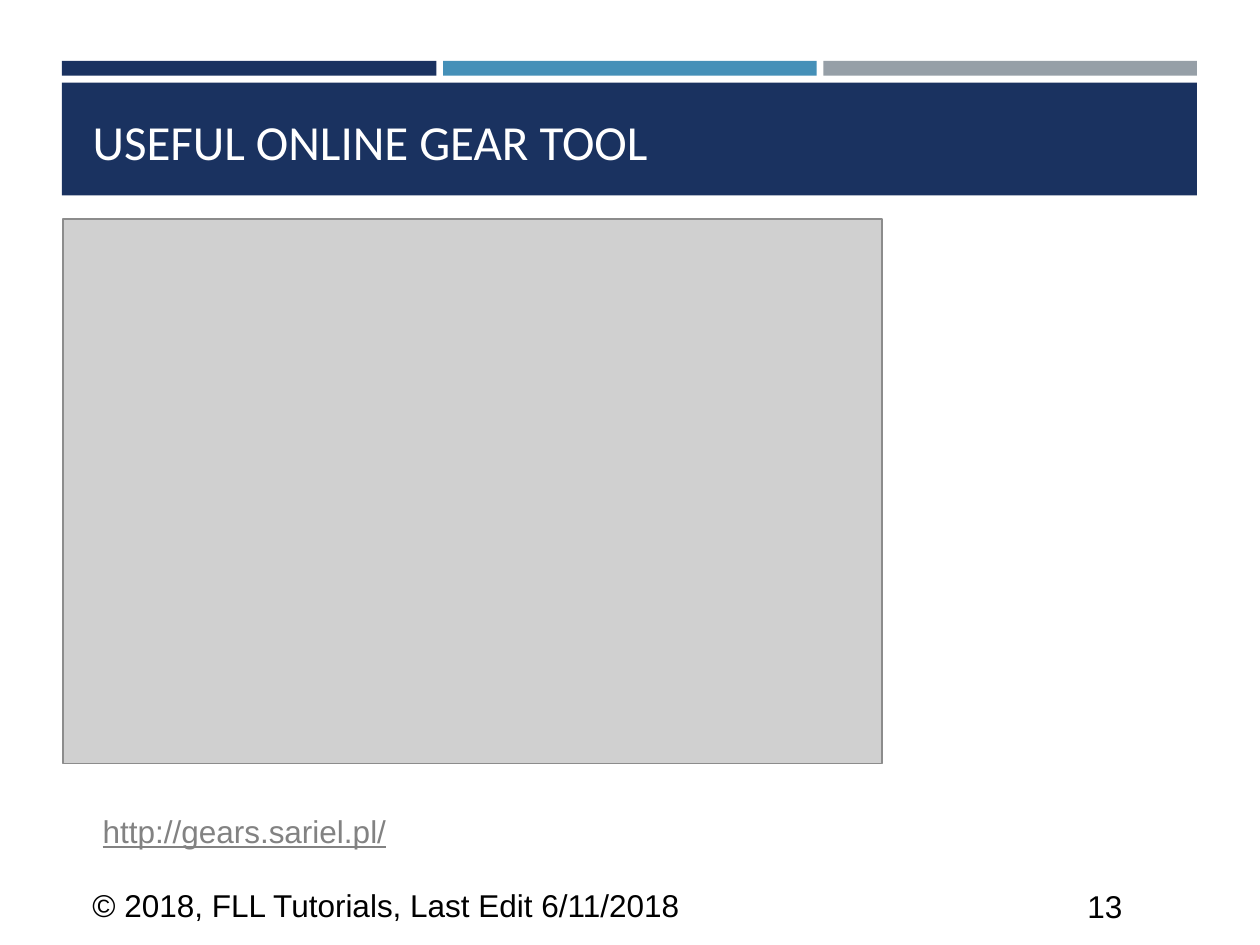
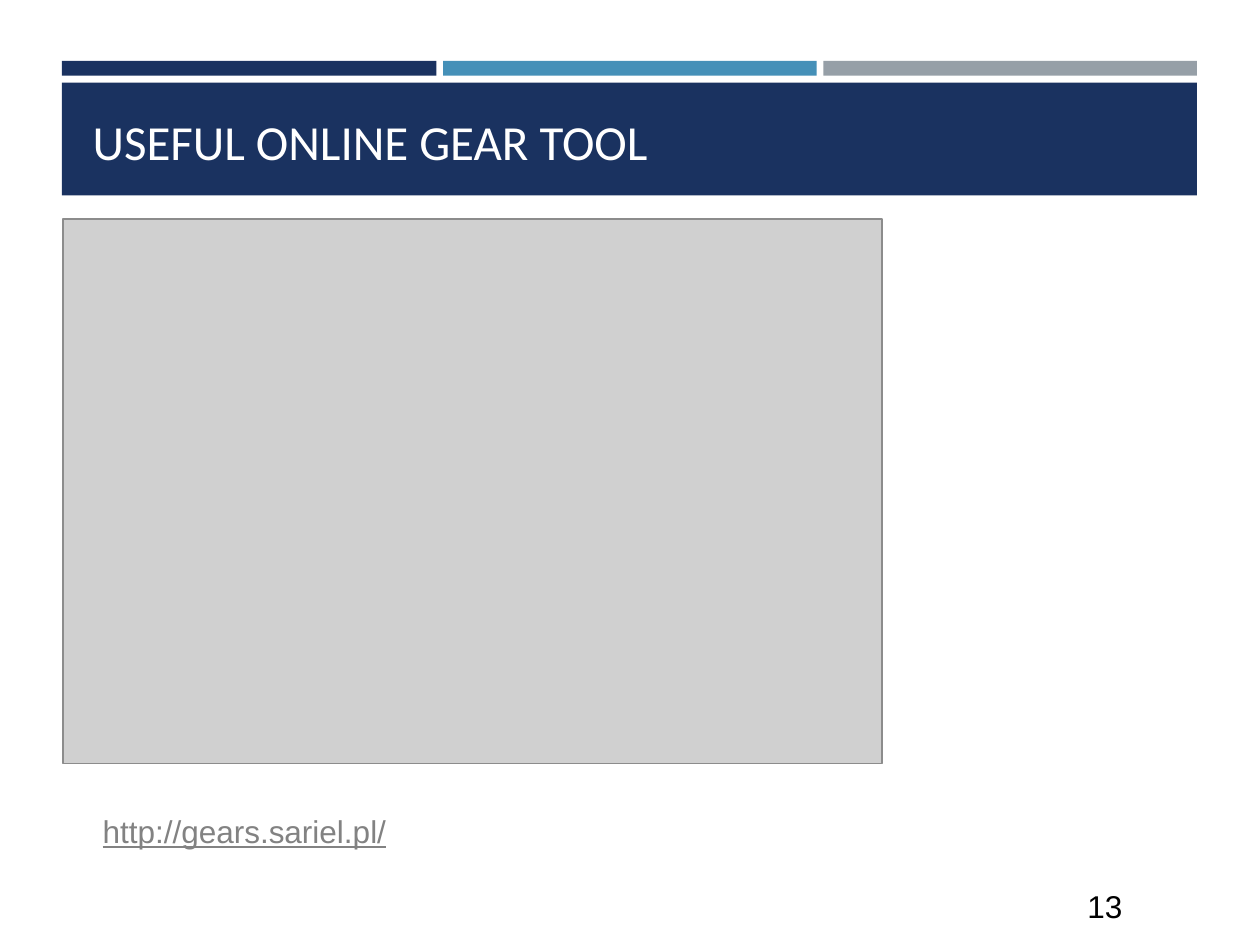
Before and after one commit to ev3lessons/FLL-Tutorials, a slide deck: slide 13 of translations/en-us/RobotGame/Gears.pptx. Drawn at 1260x945 pixels with LibreOffice and Linux fonts; fonts in the diff are those of the drawing; grey boxes stand for pictures. Boxes give left, top, right and bottom in pixels: in the first picture for what was removed or moved away, otherwise in the second. Text is boxed around its words. In the diff, an @@ line names an element or a change of style, - is before the commit and + after.

```diff
--- a/translations/en-us/RobotGame/Gears.pptx
+++ b/translations/en-us/RobotGame/Gears.pptx
@@ text removed at (x1=124, y1=894, x2=679, y2=921) @@
-© 2018, FLL Tutorials, Last Edit 6/11/2018
```
Also in this commit, not shown: 14 other slides changed, 1 other file.
